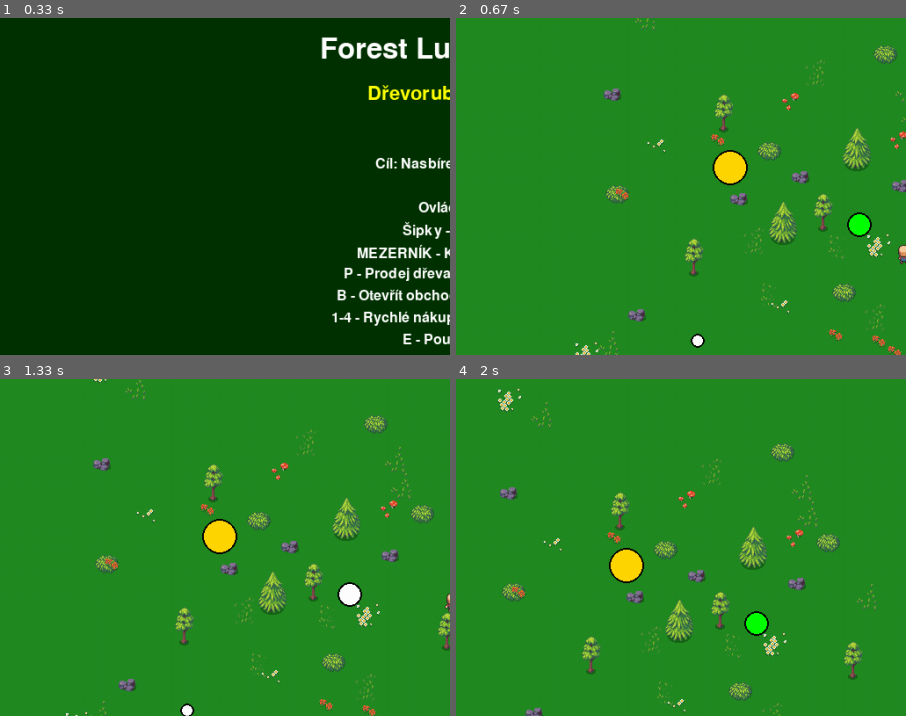
Above: before the commit, frames 1-4 (two rows, left to right).
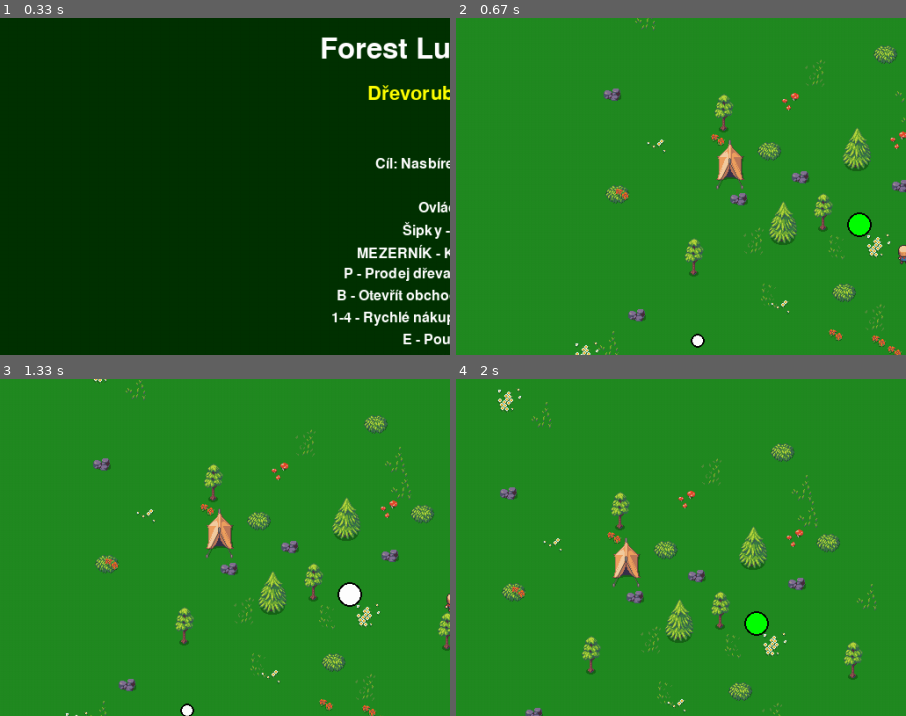
Above: after the commit, the same moments.

Repository: prank2106/pygame_workshop
Game: pygame game, started from launch_game.py
Two runs of this game, one before a commit and one after it. Both use one fixed random seed, a clock stepped at 60 frames per second and the inputs below.
Inputs:
- Up to frame 1 (0.33 s): type "1 (at the terminal prompt)" at 0 s; type "1 (at the terminal prompt)" at 0 s
- Up to frame 2 (0.67 s): tap Enter at 0.33 s
- Up to frame 3 (1.33 s): hold Right 0.67-1.13 s; hold Up from 1.17 s (still down)
- Up to frame 4 (2 s): release Up at 1.47 s; hold Right 1.5-1.97 s
The pictures show only the part of the screen within x 0-50%, y 15-65%; the shares and areas given below are measured in that part.

Frame 1 is identical in both runs. In frame 2, 0.7% of the frame differs, in the area x 56-65%, y 36-52%; in frame 3, 0.7%; in frame 4, 0.7%.

Commit message:
added png for trader

Diff:
--- a/main.py
+++ b/main.py
@@ -26,6 +26,8 @@
         self.screen_height = 768
         self.screen = pygame.display.set_mode((self.screen_width, self.screen_height))
         pygame.display.set_caption("Forest Lumberjack - Dřevorubec v lese")
+        self.trader_image = pygame.image.load("assets/props_camping_tent_02.png").convert_alpha()
+
 
         self.clock = pygame.time.Clock()
         self.running = True
@@ -237,8 +239,9 @@
         # Vykreslení obchodníka
         trader_x = int(self.trader_pos.x - self.camera_x)
         trader_y = int(self.trader_pos.y - self.camera_y)
-        pygame.draw.circle(self.screen, (255, 215, 0), (trader_x, trader_y), 20)
-        pygame.draw.circle(self.screen, (0, 0, 0), (trader_x, trader_y), 20, 2)
+        tent_rect = self.trader_image.get_rect(center=(trader_x, trader_y))
+        self.screen.blit(self.trader_image, tent_rect)
+
 
         # Vykreslení NPC
         self.npc_manager.render(self.screen, self.camera_x, self.camera_y)
--- a/player.py
+++ b/player.py
@@ -379,15 +379,7 @@
             if blink:
                 color = (255, 255, 0)  # Žlutá barva při ochraně
 
-        if self.chopping_animation > 0:
-            # Vykreslení sekery
-            axe_x = screen_x + int(self.last_direction.x * 25)
-            axe_y = screen_y + int(self.last_direction.y * 25)
-
-            axe_color = (200, 100, 50) if not self.has_better_axe else (150, 75, 0)
-            pygame.draw.line(screen, axe_color, (screen_x, screen_y), (axe_x, axe_y), 4)
-            pygame.draw.circle(screen, (100, 50, 0), (axe_x, axe_y), 8)
-                # Zobrazení zprávy hráči (např. "strom je moc silný")
+        # Zpráva pro hrace
         if self.message:
             font = pygame.font.SysFont("arial", 18)
             text_surf = font.render(self.message, True, (255, 255, 255))
Binary file added: assets/props_camping_tent_02.png
